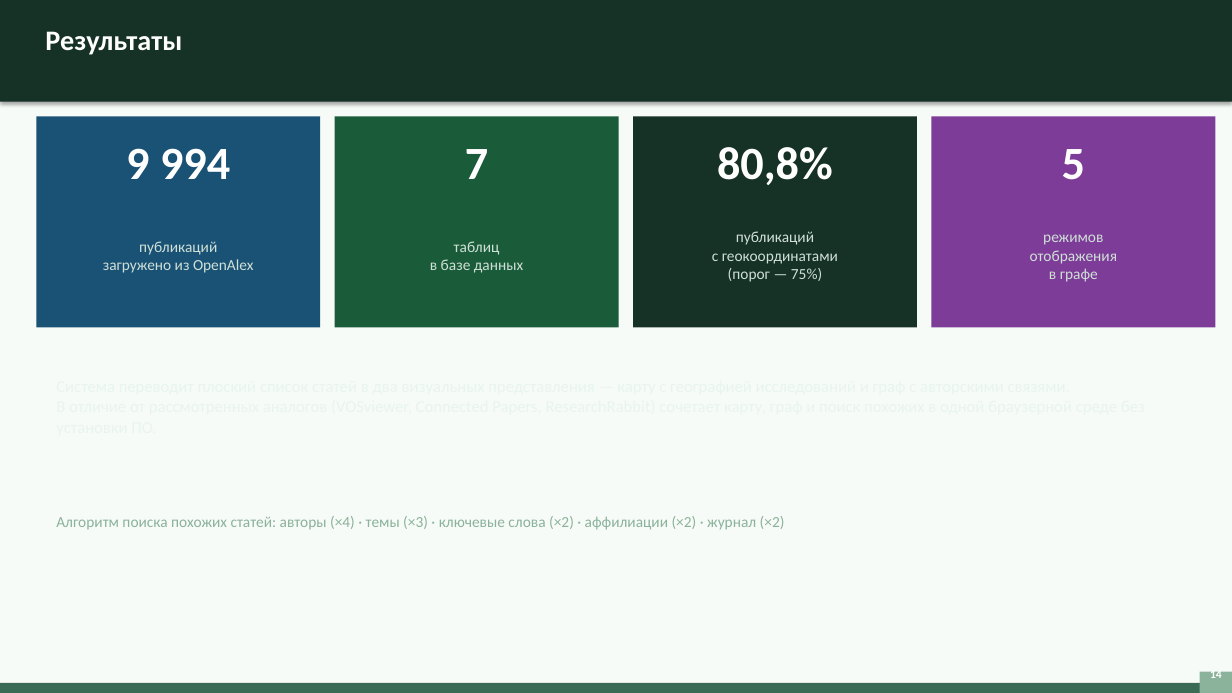
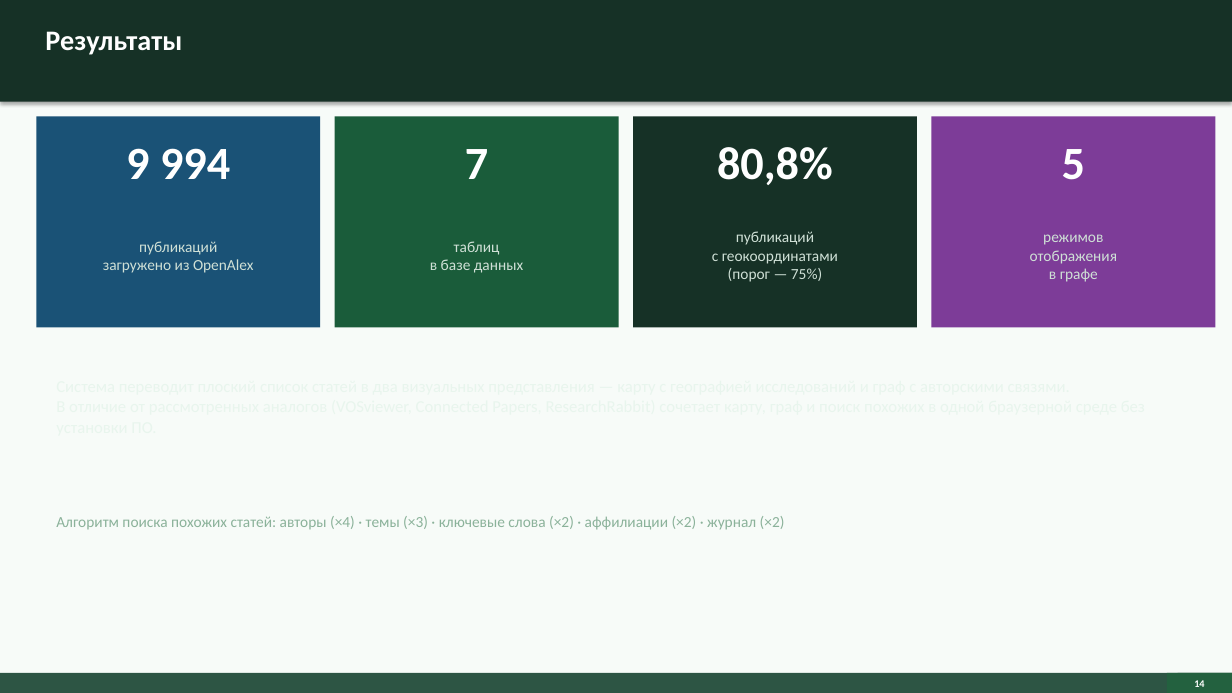
Before and after one commit to surnova2703/muiv3year, a slide deck: slide 14 of docs/Визуализация науки на основе метаданных публикаций и журналов.pptx. Drawn at 1232x693 pixels with LibreOffice and Linux fonts; fonts in the diff are those of the drawing. Boxes give left, top, right and bottom in pixels: in the first picture for what was removed or moved away, otherwise in the second. Text is boxed around its words. In the diff, an @@ line names an element or a change of style, - is before the commit and + after.

```diff
--- a/docs/Визуализация науки на основе метаданных публикаций и журналов.pptx
+++ b/docs/Визуализация науки на основе метаданных публикаций и журналов.pptx
@@ rectangle: place and size @@
-rectangle at (0,683,1232,693)
+rectangle at (0,673,1232,693)
@@ rectangle at (0,673,1232,693): fill #3A6B55 to #2D5544 @@
@@ rectangle "14": place and size @@
-rectangle "14" at (1200,672,1232,693)
+rectangle "14" at (1166,673,1232,693)
@@ rectangle "14" at (1166,673,1232,693): size 9 to 8 pt; fill #8BB29A to #23613F @@
@@ rectangle added at (1177,673,1232,693), fill #3A6B55 @@
```
Also in this commit, not shown: 13 other slides changed.
